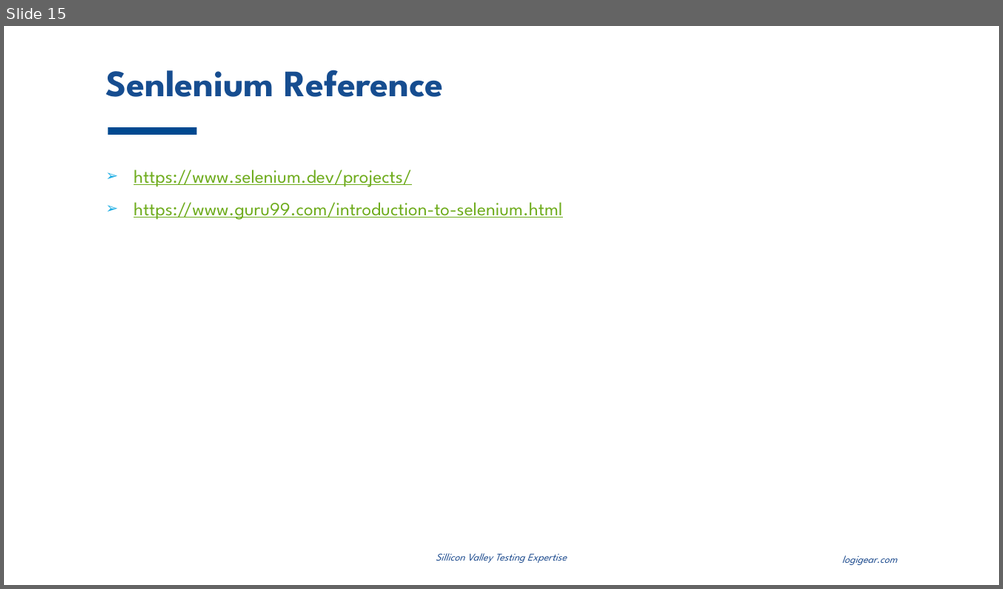
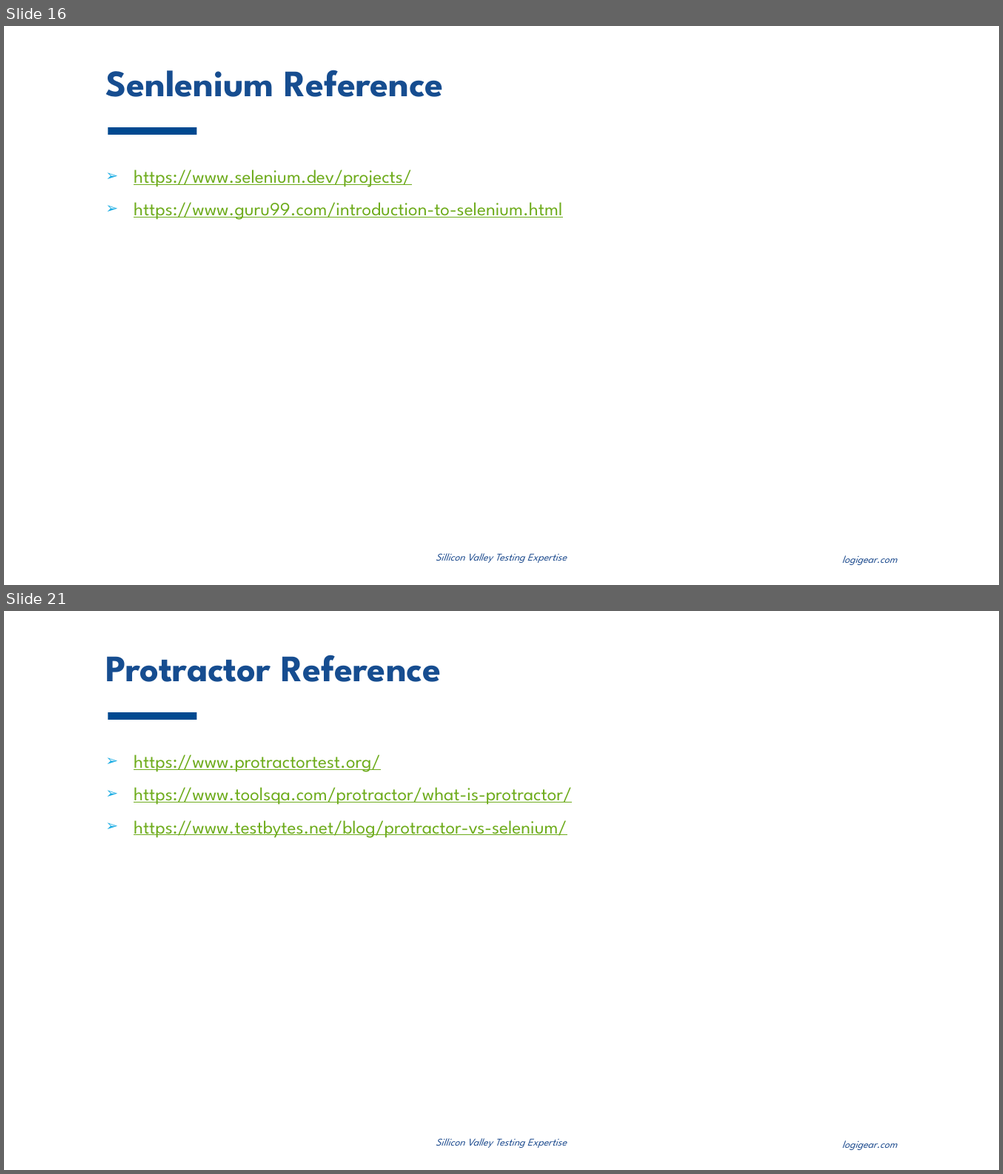
Before and after one commit to thewalldao/ICT_PROTRACTOR, a slide deck: Document/Study_document/inContact.pptx. Shown one above the other, each under a label of ours: slide 15 before the commit, slides 16 and 21 after it; the slides between them are not shown. The pictures are 1003x589 and 1003x1174 pixels, drawn with LibreOffice and Linux fonts; fonts in the diff are those of the drawing; background and template pictures are left out. Boxes give left, top, right and bottom in pixels: in the first picture for what was removed or moved away, otherwise in the second. Text is boxed around its words. In the diff, an @@ line names an element or a change of style, - is before the commit and + after.

Commit message:
Update inContact.pptx and ~$Protractor.pptx

```diff
--- a/Document/Study_document/inContact.pptx
+++ b/Document/Study_document/inContact.pptx
@@ slide 21 added at <box>4,611,999,1170</box>, background #FFFFFF; not listed: 3 template elements that a slide beside it also shows @@
@@ title added at <box>105,655,441,682</box>, 36 pt, text #164D90, bold @@
+Protractor Reference
@@ text added at <box>134,755,572,838</box>, 18 pt, text #6EAC1C, underline @@
+➢ https://www.protractortest.org/
+➢ https://www.toolsqa.com/protractor/what-is-protractor/
+➢ https://www.testbytes.net/blog/protractor-vs-selenium/
@@ what was slide 15 is now slide 16 @@
```
Also in this commit, not shown: 6 slides changed, 3 other slides added.
